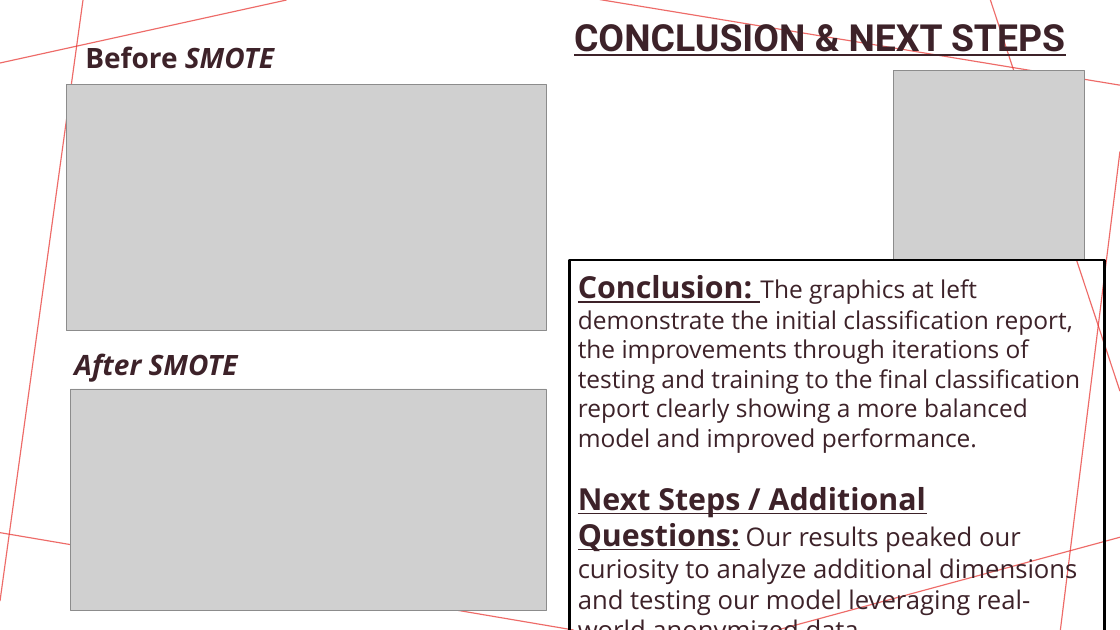
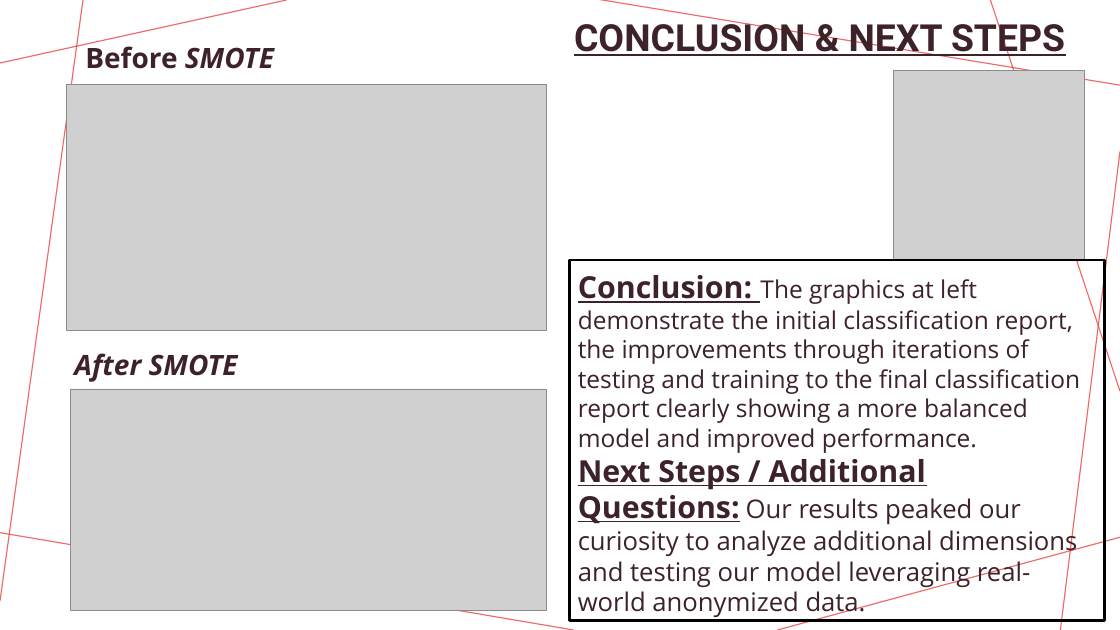
Before and after one commit to killerpennywise/project-2, a slide deck: slide 12 of Banking Account Fraud.pptx. Drawn at 1120x630 pixels with LibreOffice and Linux fonts; fonts in the diff are those of the drawing; grey boxes stand for pictures. Boxes give left, top, right and bottom in pixels: in the first picture for what was removed or moved away, otherwise in the second. Text is boxed around its words. In the diff, an @@ line names an element or a change of style, - is before the commit and + after.

Commit message:
Last minute changes

```diff
--- a/Banking Account Fraud.pptx
+++ b/Banking Account Fraud.pptx
@@ rectangle "Conclusion: The graphics at left ...": place and size @@
-rectangle "Conclusion: The graphics at left ..." at box(570, 260, 1105, 630)
+rectangle "Conclusion: The graphics at left ..." at box(570, 260, 1105, 621)
```
